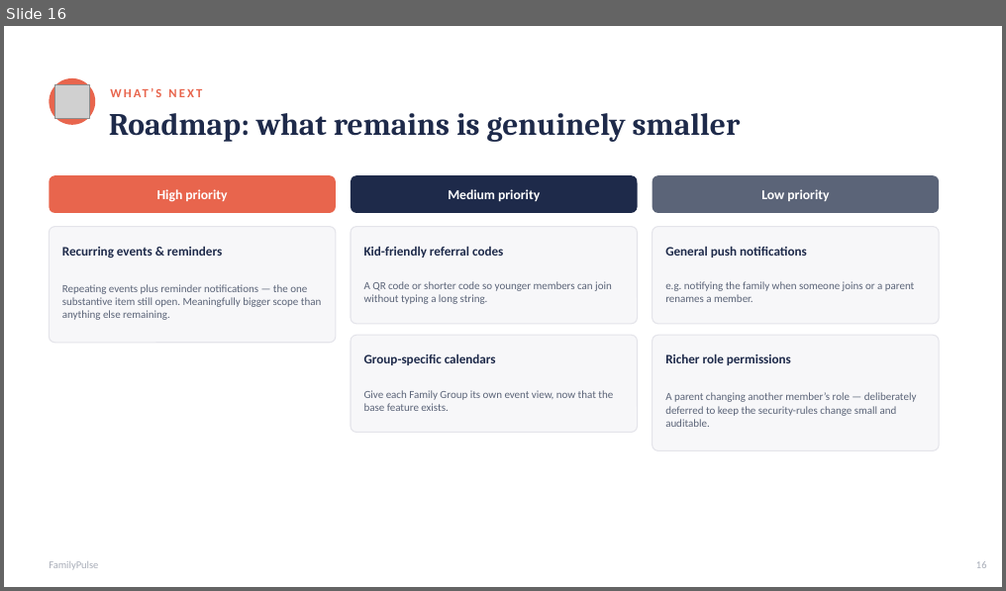
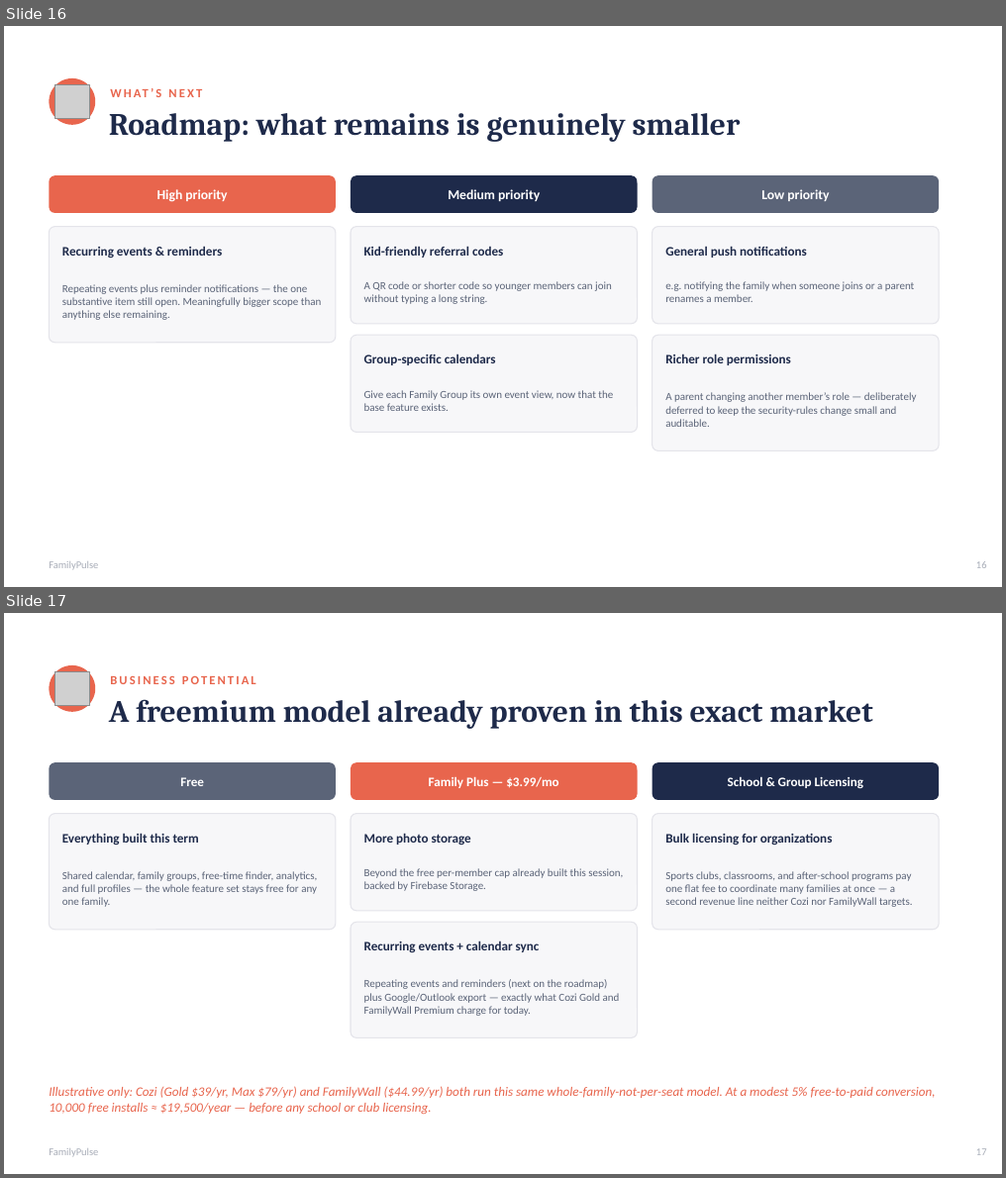
Before and after one commit to rex-daworker/family_pulse, a slide deck: project_docs/FamilyPulse_Presentation.pptx. Shown one above the other, each under a label of ours: slide 16 before the commit, slides 16 and 17 after it. The pictures are 1006x591 and 1006x1178 pixels, drawn with LibreOffice and Linux fonts; fonts in the diff are those of the drawing; grey boxes stand for pictures. Boxes give left, top, right and bottom in pixels: in the first picture for what was removed or moved away, otherwise in the second. Text is boxed around its words. In the diff, an @@ line names an element or a change of style, - is before the commit and + after.

```diff
--- a/project_docs/FamilyPulse_Presentation.pptx
+++ b/project_docs/FamilyPulse_Presentation.pptx
@@ slide 17 added at [4,613,1002,1174], background #FFFFFF @@
@@ ellipse added at [49,665,95,712], fill #E8654D @@
@@ picture added at [54,671,89,706] @@
@@ text added at [109,699,872,729], 30 pt, text #1E2A4A, bold @@
+A freemium model already proven in this exact market
@@ text added at [110,675,256,684], 12 pt, text #E8654D, bold @@
+BUSINESS POTENTIAL
@@ rounded rectangle added at [49,762,336,800], fill #5B6478 @@
@@ text added at [180,777,204,786], 12.5 pt, text #FFFFFF, bold @@
+Free
@@ rounded rectangle added at [350,762,638,800], fill #E8654D @@
@@ text added at [429,777,558,788], 12.5 pt, text #FFFFFF, bold @@
+Family Plus — $3.99/mo
@@ rounded rectangle added at [652,762,939,800], fill #1E2A4A @@
@@ text added at [728,776,864,788], 12.5 pt, text #FFFFFF, bold @@
+School & Group Licensing
@@ rounded rectangle added at [49,814,336,930], fill #F7F7F9, outline #E4E4EA 1 pt @@
@@ rounded rectangle added at [350,814,638,911], fill #F7F7F9, outline #E4E4EA 1 pt @@
@@ rounded rectangle added at [652,814,939,930], fill #F7F7F9, outline #E4E4EA 1 pt @@
@@ text added at [62,833,199,845], 12.5 pt, text #1E2A4A, bold @@
+Everything built this term
@@ text added at [364,833,471,845], 12.5 pt, text #1E2A4A, bold @@
+More photo storage
@@ text added at [665,833,833,845], 12.5 pt, text #1E2A4A, bold @@
+Bulk licensing for organizations
@@ text added at [62,871,317,907], 10.5 pt, text #5B6478 @@
+Shared calendar, family groups, free-time finder, analytics, and full profiles — the whole feature set stays free for any one family.
@@ text added at [364,868,623,891], 10.5 pt, text #5B6478 @@
+Beyond the free per-member cap already built this session, backed by Firebase Storage.
@@ text added at [665,871,913,907], 10.5 pt, text #5B6478 @@
+Sports clubs, classrooms, and after-school programs pay one flat fee to coordinate many families at once — a second revenue line neither Cozi nor FamilyWall targets.
@@ rounded rectangle added at [350,922,638,1039], fill #F7F7F9, outline #E4E4EA 1 pt @@
@@ text added at [364,941,540,953], 12.5 pt, text #1E2A4A, bold @@
+Recurring events + calendar sync
@@ text added at [364,979,620,1016], 10.5 pt, text #5B6478 @@
+Repeating events and reminders (next on the roadmap) plus Google/Outlook export — exactly what Cozi Gold and FamilyWall Premium charge for today.
@@ text added at [49,1086,936,1114], 12.5 pt, text #E8654D, italic @@
+Illustrative only: Cozi (Gold $39/yr, Max $79/yr) and FamilyWall ($44.99/yr) both run this same whole-family-not-per-seat model. At a modest 5% free-to-paid conversion, 10,000 free installs ≈ $19,500/year — before any school or club licensing.
@@ text added at [49,1149,98,1157], 10 pt, text #A8ADB8 @@
+FamilyPulse
@@ text added at [976,1149,987,1156], 10 pt, text #A8ADB8 @@
+17
```
Also in this commit, not shown: 1 other file.
